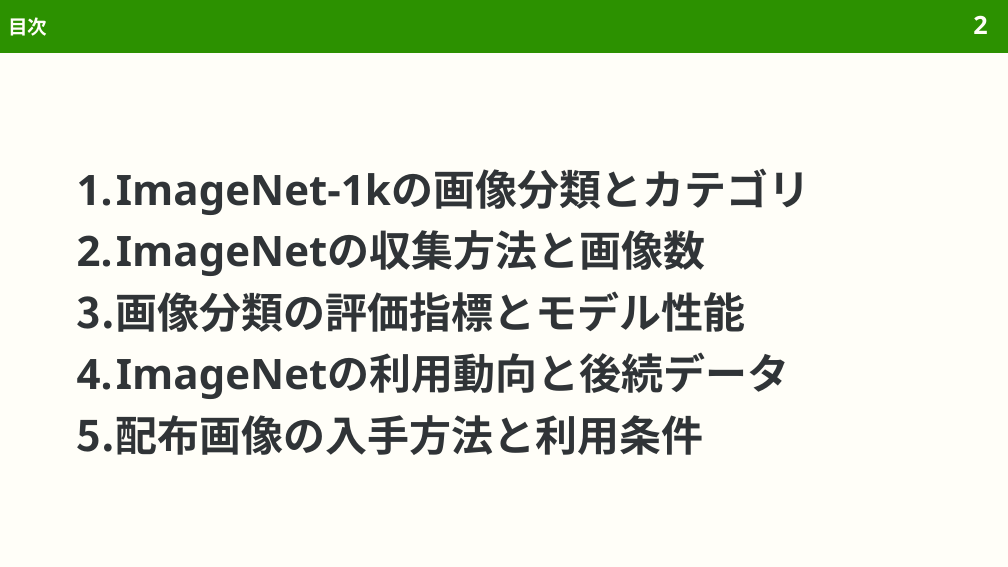
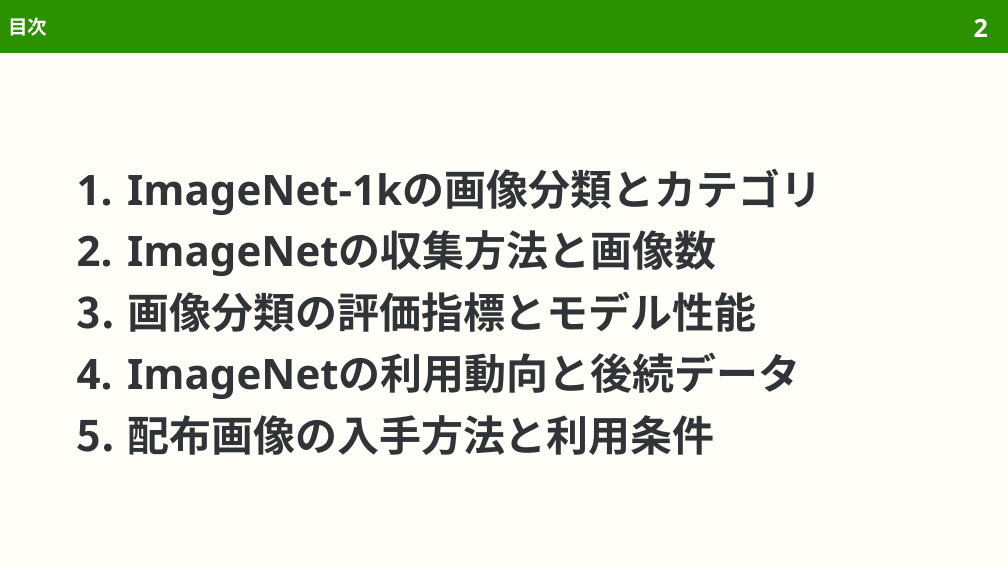
Before and after one commit to sasakiy84/datasets-in-10-minutes, a slide deck: slide 2 of slides/datasets-in-10-minutes-imagenet.pptx. Drawn at 1008x567 pixels with LibreOffice and Linux fonts; fonts in the diff are those of the drawing. Boxes give left, top, right and bottom in pixels: in the first picture for what was removed or moved away, otherwise in the second. Text is boxed around its words. In the diff, an @@ line names an element or a change of style, - is before the commit and + after.

```diff
--- a/slides/datasets-in-10-minutes-imagenet.pptx
+++ b/slides/datasets-in-10-minutes-imagenet.pptx
@@ text "ImageNet-1kの画像分類とカテゴリ" at [127,169,822,455]: indent changed @@
```
Also in this commit, not shown: 73 other slides changed, 15 other files.
